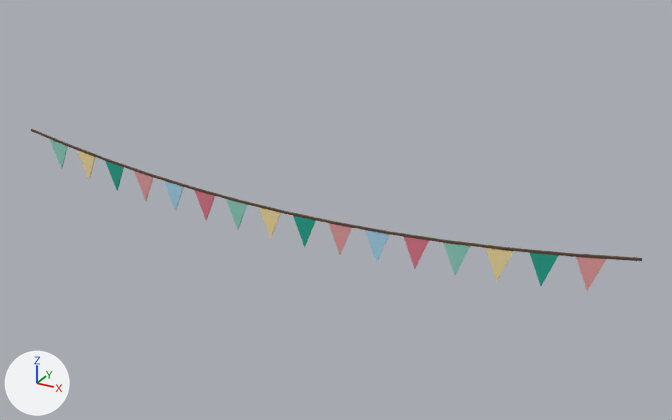
What one commit did to the FBX model assets/cat-cafe/exports/CatCafe_Square_BuntingSide.fbx.
Before and after are seen from a camera (50 mm lens) standing at (0.147, -0.235, 0.208) and looking at (0.014, 0.008, 0.087). Lighting does not change. The marker at lower left points along +X, +Y and +Z. The older version comes first. Where no turn or scale is listed for an object, it has been applied to the vertices.

Objects in the first picture: 'CatCafe_Square_BuntingSide', 'CatCafe_Square_BuntingSide_Flag01_Pennant', 'CatCafe_Square_BuntingSide_Flag02_Pennant', 'CatCafe_Square_BuntingSide_Flag03_Pennant', 'CatCafe_Square_BuntingSide_Flag04_Pennant', 'CatCafe_Square_BuntingSide_Flag05_Pennant', 'CatCafe_Square_BuntingSide_Flag06_Pennant', 'CatCafe_Square_BuntingSide_Flag07_Pennant', 'CatCafe_Square_BuntingSide_Flag08_Pennant', 'CatCafe_Square_BuntingSide_Flag09_Pennant', 'CatCafe_Square_BuntingSide_Flag10_Pennant', 'CatCafe_Square_BuntingSide_Flag11_Pennant', 'CatCafe_Square_BuntingSide_Flag12_Pennant', 'CatCafe_Square_BuntingSide_Flag13_Pennant', 'CatCafe_Square_BuntingSide_Flag14_Pennant', 'CatCafe_Square_BuntingSide_Flag15_Pennant', 'CatCafe_Square_BuntingSide_Flag16_Pennant'.
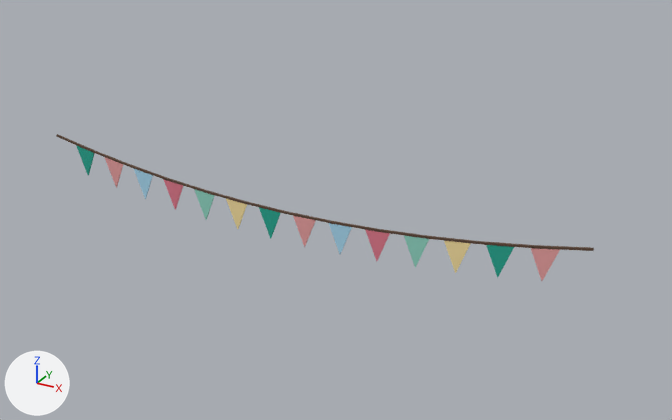
Where the change shows, as pixel boxes [x1, y1, x2, y2] in the pictures (672 x 420 px):
'CatCafe_Square_BuntingSide', rescaled (12% narrower, 11% shorter): before [31, 129, 642, 261]; after [56, 134, 594, 251]
'CatCafe_Square_BuntingSide_Flag01_Pennant', moved: before [576, 257, 606, 291]; after [531, 248, 560, 281]
'CatCafe_Square_BuntingSide_Flag02_Pennant', moved: before [530, 253, 559, 286]; after [486, 245, 514, 278]
'CatCafe_Square_BuntingSide_Flag03_Pennant', moved: before [486, 248, 513, 281]; after [444, 241, 471, 273]
'CatCafe_Square_BuntingSide_Flag04_Pennant', moved: before [444, 243, 470, 275]; after [404, 235, 429, 268]
'CatCafe_Square_BuntingSide_Flag05_Pennant', moved: before [404, 237, 429, 269]; after [366, 230, 390, 261]
'CatCafe_Square_BuntingSide_Flag06_Pennant', moved: before [365, 230, 390, 262]; after [329, 223, 352, 254]
'CatCafe_Square_BuntingSide_Flag07_Pennant', moved: before [328, 223, 352, 254]; after [293, 216, 316, 247]
'CatCafe_Square_BuntingSide_Flag08_Pennant', moved: before [293, 216, 316, 247]; after [259, 207, 281, 239]
'CatCafe_Square_BuntingSide_Flag09_Pennant', moved: before [259, 208, 281, 239]; after [226, 199, 247, 230]
'CatCafe_Square_BuntingSide_Flag10_Pennant', moved: before [226, 199, 247, 230]; after [194, 189, 215, 220]
'CatCafe_Square_BuntingSide_Flag11_Pennant', moved: before [195, 190, 215, 221]; after [163, 179, 183, 210]
'CatCafe_Square_BuntingSide_Flag12_Pennant', moved: before [164, 181, 184, 211]; after [133, 168, 153, 199]
'CatCafe_Square_BuntingSide_Flag13_Pennant', moved: before [134, 171, 153, 201]; after [105, 157, 123, 188]
'CatCafe_Square_BuntingSide_Flag14_Pennant', moved: before [105, 161, 124, 191]; after [76, 145, 95, 175]
'CatCafe_Square_BuntingSide_Flag15_Pennant', deleted: before [77, 150, 95, 180]
'CatCafe_Square_BuntingSide_Flag16_Pennant', deleted: before [50, 139, 68, 169]

The change, as a list of edits to the scene's bpy script:
```text
Change me_catcafe_square_buntingside:
    used by ob_catcafe_square_buntingside; location = (0.0, 0.0, 0.0)
    remove me_catcafe_square_buntingside.from_pydata(...)  # 96 vertices, 72 faces; spans x -0.112..0.112, y 0.0, z 0.086..0.096
    add me_catcafe_square_buntingside.from_pydata(...)  # 96 vertices, 72 faces; spans x -0.099..0.099, y 0.0, z 0.086..0.096
    me_catcafe_square_buntingside part 1: the whole mesh is scaled about its middle by (0.884, 1, 1)
Remove ob_catcafe_square_buntingside_flag16_pennant:
    ob_catcafe_square_buntingside_flag16_pennant = bpy.data.objects.new('CatCafe_Square_BuntingSide_Flag16_Pennant', me_catcafe_square_buntingside_flag16_pennant)
    ob_catcafe_square_buntingside_flag16_pennant.location = (-0.0983, 0.0, 0.0935)
Change ob_catcafe_square_buntingside_flag13_pennant:
    ob_catcafe_square_buntingside_flag13_pennant.location: (-0.0589, 0.0, 0.0885) -> (-0.0722, 0.0, 0.0911)
Change ob_catcafe_square_buntingside_flag03_pennant:
    ob_catcafe_square_buntingside_flag03_pennant.location: (0.072, 0.0, 0.0899) -> (0.0591, 0.0, 0.0893)
Change ob_catcafe_square_buntingside_flag08_pennant:
    ob_catcafe_square_buntingside_flag08_pennant.location: (0.0065, 0.0, 0.0857) -> (-0.0066, 0.0, 0.0858)
Change ob_catcafe_square_buntingside_flag10_pennant:
    ob_catcafe_square_buntingside_flag10_pennant.location: (-0.0197, 0.0, 0.086) -> (-0.0328, 0.0, 0.0868)
Change ob_catcafe_square_buntingside_flag04_pennant:
    ob_catcafe_square_buntingside_flag04_pennant.location: (0.0589, 0.0, 0.0885) -> (0.0459, 0.0, 0.0879)
Change ob_catcafe_square_buntingside_flag06_pennant:
    ob_catcafe_square_buntingside_flag06_pennant.location: (0.0327, 0.0, 0.0866) -> (0.0197, 0.0, 0.0861)
Remove ob_catcafe_square_buntingside_flag15_pennant:
    ob_catcafe_square_buntingside_flag15_pennant = bpy.data.objects.new('CatCafe_Square_BuntingSide_Flag15_Pennant', me_catcafe_square_buntingside_flag15_pennant)
    ob_catcafe_square_buntingside_flag15_pennant.location = (-0.0852, 0.0, 0.0916)
Change ob_catcafe_square_buntingside_flag07_pennant:
    ob_catcafe_square_buntingside_flag07_pennant.location: (0.0197, 0.0, 0.086) -> (0.0066, 0.0, 0.0858)
Change ob_catcafe_square_buntingside_flag02_pennant:
    ob_catcafe_square_buntingside_flag02_pennant.location: (0.0852, 0.0, 0.0916) -> (0.0722, 0.0, 0.0911)
Change ob_catcafe_square_buntingside_flag11_pennant:
    ob_catcafe_square_buntingside_flag11_pennant.location: (-0.0327, 0.0, 0.0866) -> (-0.0459, 0.0, 0.0879)
Change ob_catcafe_square_buntingside_flag01_pennant:
    ob_catcafe_square_buntingside_flag01_pennant.location: (0.0983, 0.0, 0.0935) -> (0.0853, 0.0, 0.0932)
Change ob_catcafe_square_buntingside_flag09_pennant:
    ob_catcafe_square_buntingside_flag09_pennant.location: (-0.0065, 0.0, 0.0857) -> (-0.0197, 0.0, 0.0861)
Change ob_catcafe_square_buntingside_flag05_pennant:
    ob_catcafe_square_buntingside_flag05_pennant.location: (0.0459, 0.0, 0.0874) -> (0.0328, 0.0, 0.0868)
Change ob_catcafe_square_buntingside_flag12_pennant:
    ob_catcafe_square_buntingside_flag12_pennant.location: (-0.0459, 0.0, 0.0874) -> (-0.0591, 0.0, 0.0893)
Change ob_catcafe_square_buntingside_flag14_pennant:
    ob_catcafe_square_buntingside_flag14_pennant.location: (-0.072, 0.0, 0.0899) -> (-0.0853, 0.0, 0.0932)
```
